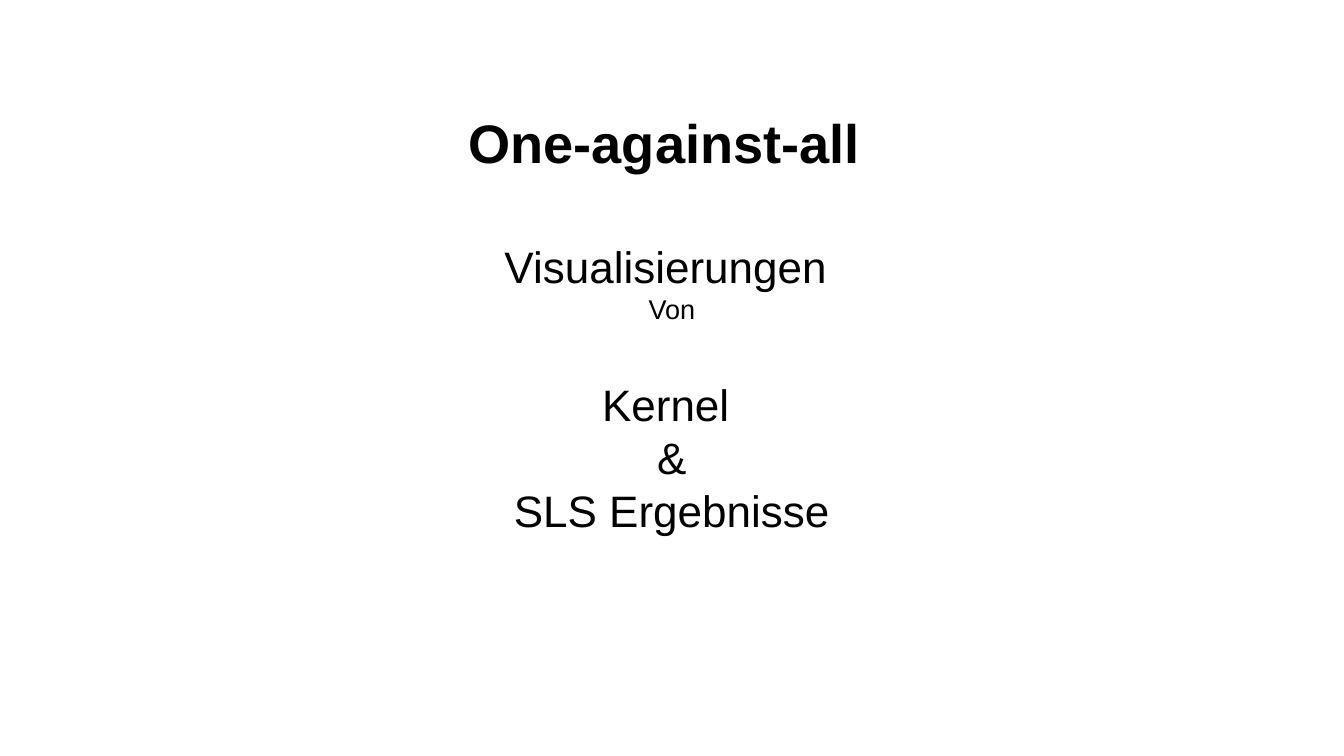
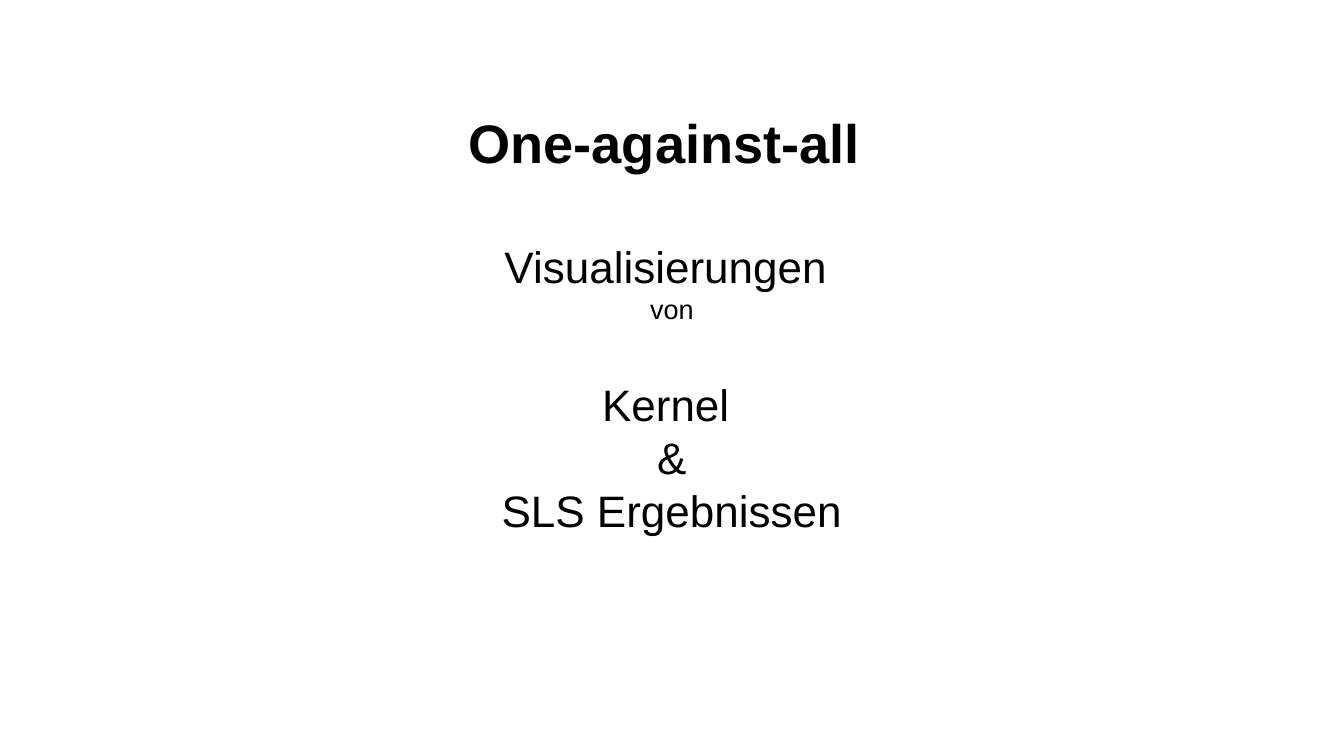
Before and after one commit to wwjbrugger/DCDL_smaller, a slide deck: slide 19 of Zwischenergebnisse/Zwischenergebnisse.odp. Drawn at 1344x756 pixels with LibreOffice and Linux fonts; fonts in the diff are those of the drawing. Boxes give left, top, right and bottom in pixels: in the first picture for what was removed or moved away, otherwise in the second. Text is boxed around its words. In the diff, an @@ line names an element or a change of style, - is before the commit and + after.

```diff
--- a/Zwischenergebnisse/Zwischenergebnisse.odp
+++ b/Zwischenergebnisse/Zwischenergebnisse.odp
@@ subtitle at [650,304,694,320]: text changed @@
-Von
+von
@@ subtitle at [502,495,842,535]: text changed @@
-SLS Ergebnisse
+SLS Ergebnissen
```
Also in this commit, not shown: 18 other slides changed, 2 slides added, 3 other files.
